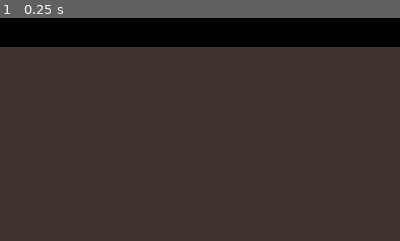
Above: before the commit, frame 1.
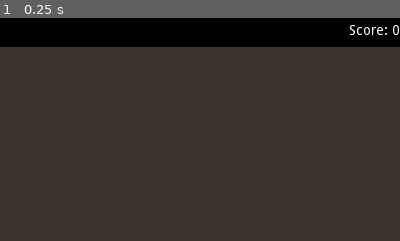
Above: after the commit, the same moment.

Repository: Academia-Team/Academia-Fall-of-the-Citadel
Game: Godot game, scene res://scene/gamescr.tscn
Same seed, same stepped clock (60 frames per second), same inputs: the game is played once before the commit and once after it.
Inputs:
- Up to frame 1 (0.25 s): no input
The pictures show only the part of the screen within x 50-100%, y 0-50%; the shares and areas given below are measured in that part.

The runs differ from the first frame. In frame 1, 0.2% of the frame differs, in the area x 87-100%, y 3-8%.

Commit message:
Display score in infobar

Diff:
--- a/scene/gamescr.tscn
+++ b/scene/gamescr.tscn
@@ -38,4 +38,5 @@
 wait_time = 60.0
 autostart = true
 
+[connection signal="score_change" from="gamegrid" to="infobar" method="_on_gamegrid_score_change"]
 [connection signal="timeout" from="gamegrid/passive_timer" to="gamegrid" method="_on_passive_timer_timeout"]
--- a/scene/infobar.gd
+++ b/scene/infobar.gd
@@ -1,14 +1,9 @@
 extends ColorRect
 
+var score
 
-# Declare member variables here. Examples:
-# var a = 2
-# var b = "text"
-
-
-# Called when the node enters the scene tree for the first time.
 func _ready():
-	pass # Replace with function body.
+	score = 0
 
 
 # Called every frame. 'delta' is the elapsed time since the previous frame.
@@ -25,3 +20,7 @@
 
 func _on_player_health_change(lives):
 	$lives_counter.text = "Lives: %d" % lives
+
+func _on_gamegrid_score_change(score_diff):
+	score += score_diff
+	$score_counter.text = "Score: %d" % score
--- a/scene/infobar.tscn
+++ b/scene/infobar.tscn
@@ -27,3 +27,14 @@
 margin_right = 40.0
 margin_bottom = 7.0
 valign = 1
+
+[node name="score_counter" type="Label" parent="."]
+anchor_left = 1.0
+anchor_top = 0.5
+anchor_right = 1.0
+anchor_bottom = 0.5
+margin_left = -40.0
+margin_top = -7.0
+margin_bottom = 7.0
+grow_horizontal = 0
+text = "Score: 0"
